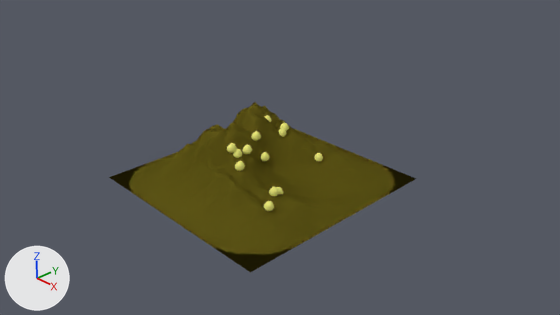
The Blender file teamBbuildings/goldmine.blend, before and after one commit.
Both versions are drawn from the file's camera 'Camera'. The lights are fixed; the arrows at lower left show +X, +Y and +Z.

Script lines for the objects in view, before the commit:
```python
ob_landscape_001 = bpy.data.objects.new('Landscape.001', me_landscape_001)
ob_landscape_001.location = (-0.13, 0.01, 0.8)
ob_landscape_001.scale = (0.07, 0.07, 0.07)
ob_landscape_002 = bpy.data.objects.new('Landscape.002', me_landscape_001)
ob_landscape_002.location = (1.19, -0.89, 0.28)
ob_landscape_002.scale = (0.07, 0.07, 0.07)
ob_landscape_004 = bpy.data.objects.new('Landscape.004', me_landscape_001)
ob_landscape_004.location = (0.0, -0.32, 0.68)
ob_landscape_004.scale = (0.07, 0.07, 0.07)
ob_landscape_005 = bpy.data.objects.new('Landscape.005', me_landscape_001)
ob_landscape_005.location = (0.06, 0.04, 0.44)
ob_landscape_005.scale = (0.07, 0.07, 0.07)
ob_landscape_006 = bpy.data.objects.new('Landscape.006', me_landscape)
ob_landscape_006.location = (0.0, 0.0, 0.0)
ob_landscape_006.scale = (2.0, 2.0, 2.0)
ob_landscape_007 = bpy.data.objects.new('Landscape.007', me_landscape_001)
ob_landscape_007.location = (0.57, 0.91, 0.3)
ob_landscape_007.scale = (0.07, 0.07, 0.07)
ob_landscape_008 = bpy.data.objects.new('Landscape.008', me_landscape_001)
ob_landscape_008.location = (-0.15, 0.73, 0.74)
ob_landscape_008.scale = (0.07, 0.07, 0.07)
ob_landscape_010 = bpy.data.objects.new('Landscape.010', me_landscape_001)
ob_landscape_010.location = (0.93, -0.54, 0.3)
ob_landscape_010.scale = (0.07, 0.07, 0.07)
ob_landscape_014 = bpy.data.objects.new('Landscape.014', me_landscape_001)
ob_landscape_014.location = (0.25, -0.7, 0.59)
ob_landscape_014.scale = (0.07, 0.07, 0.07)
```
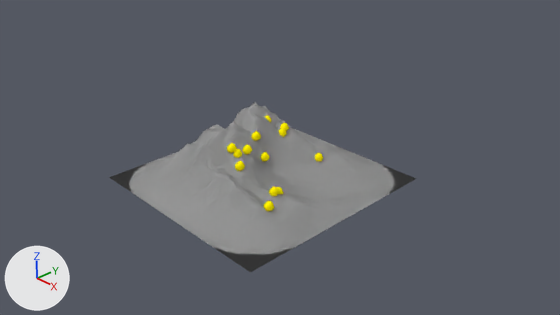
Commit message: retocar goldmine colors

Changed parts and their boxes (x1, y1, x2, y2) in the pictures (560 x 315 px):
'Landscape.006', recoloured (yellow to grey)
    both: (109, 102, 416, 272)
'Landscape.002', recoloured
    both: (264, 201, 274, 211)
'Landscape.014', recoloured
    both: (235, 161, 245, 171)
'Landscape.010', recoloured
    both: (269, 186, 279, 196)
'Landscape.012', recoloured
    both: (227, 143, 237, 153)
'Landscape.004', recoloured
    both: (242, 145, 252, 154)
'Landscape.001', recoloured
    both: (251, 131, 261, 141)
'Landscape.005', recoloured
    both: (261, 152, 270, 162)
'Landscape.013', recoloured
    both: (233, 149, 242, 158)
'Landscape.007', recoloured
    both: (315, 153, 323, 161)
'Landscape.003', recoloured
    both: (278, 128, 287, 137)
'Landscape.008', recoloured
    both: (280, 123, 289, 131)
'Landscape.011', recoloured
    both: (277, 187, 283, 194)
'Landscape.009', recoloured
    both: (265, 115, 272, 123)

The edits, one by one:
Material 'Piedra-pared' (mat_piedra_pared) is new.
Its base color is (0.5, 0.5, 0.5) (grey #bcbcbc).
Material 'oro' (mat_oro) is new.
Its base color is (1.0, 0.841, 0.0) (yellow #ffec00).
me_landscape_001 has 3908 vertices, 3969 faces and spans x -1.27..1.23, y -1.22..1.25, z -1.22..1.25.
me_landscape_001 no longer uses material mat_material_001 (yellow #e7e578).
me_landscape_001 now uses material mat_oro (yellow #ffec00).
me_landscape has 4096 vertices, 3969 faces and spans x -1.0..1.0, y -1.0..1.0, z 0.0..0.59.
me_landscape no longer uses material mat_material_002 (dark yellow #756b21).
me_landscape now uses material mat_piedra_pared (grey #bcbcbc).
